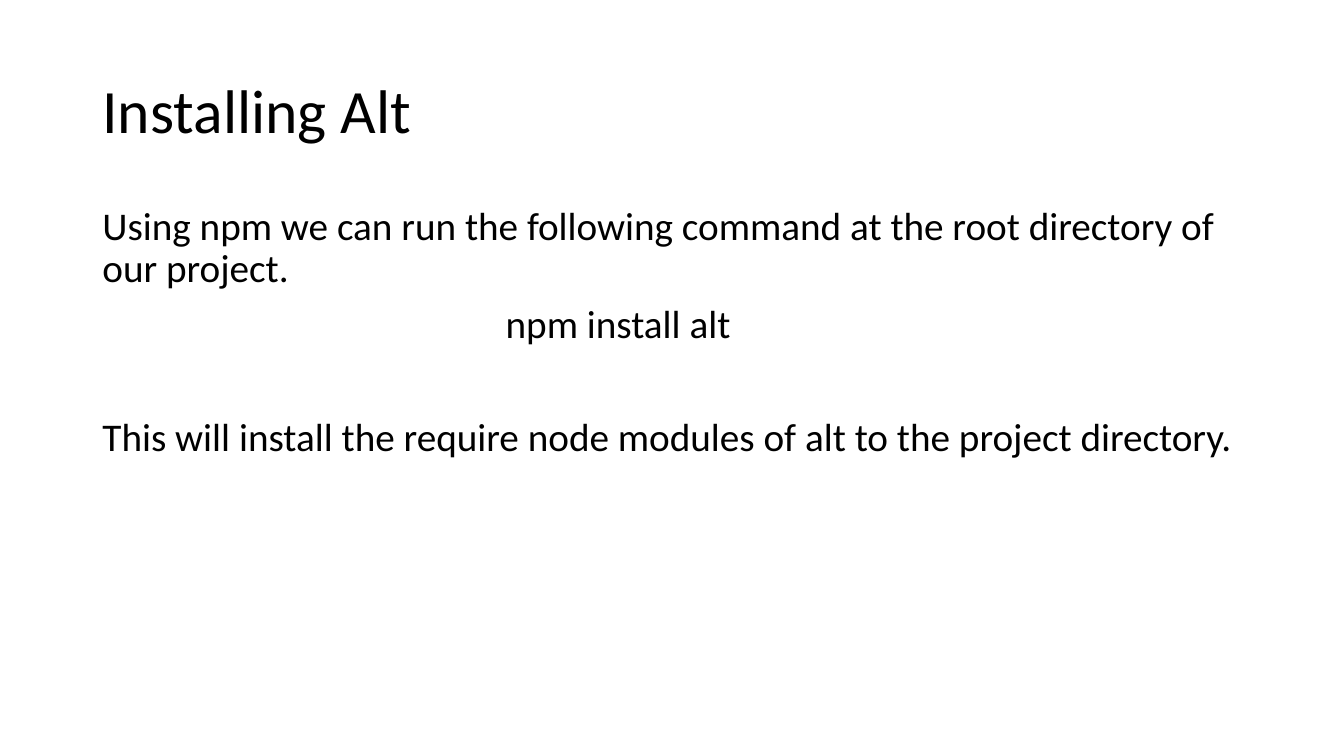
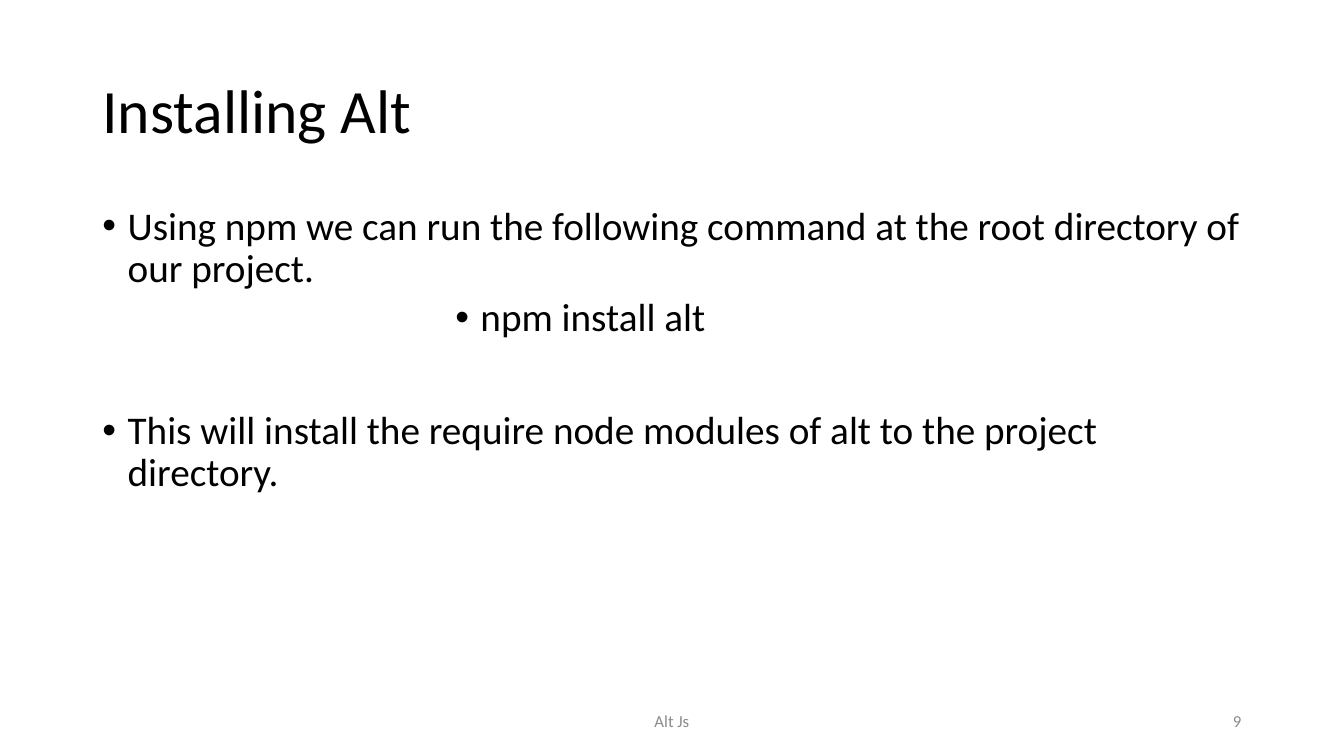
Before and after one commit to awahab29/samplealt, a slide deck: slide 9 of React.pptx (slide 15 before the commit). Drawn at 1344x756 pixels with LibreOffice and Linux fonts; fonts in the diff are those of the drawing. Boxes give left, top, right and bottom in pixels: in the first picture for what was removed or moved away, otherwise in the second. Text is boxed around its words. In the diff, an @@ line names an element or a change of style, - is before the commit and + after.

```diff
--- a/React.pptx
+++ b/React.pptx
@@ text "Using npm we can run ..." at (x1=128, y1=212, x2=1239, y2=493): bullet none to •; list level 1 to 8 in "npm install alt" @@
@@ text added at (x1=654, y1=715, x2=689, y2=727), 12 pt, text #8C8C8C @@
+Alt Js
@@ page number added at (x1=1233, y1=716, x2=1241, y2=727), 12 pt, text #8C8C8C @@
+9
```
Also in this commit, not shown: 26 other slides changed, 2 slides added, 21 slides removed.
